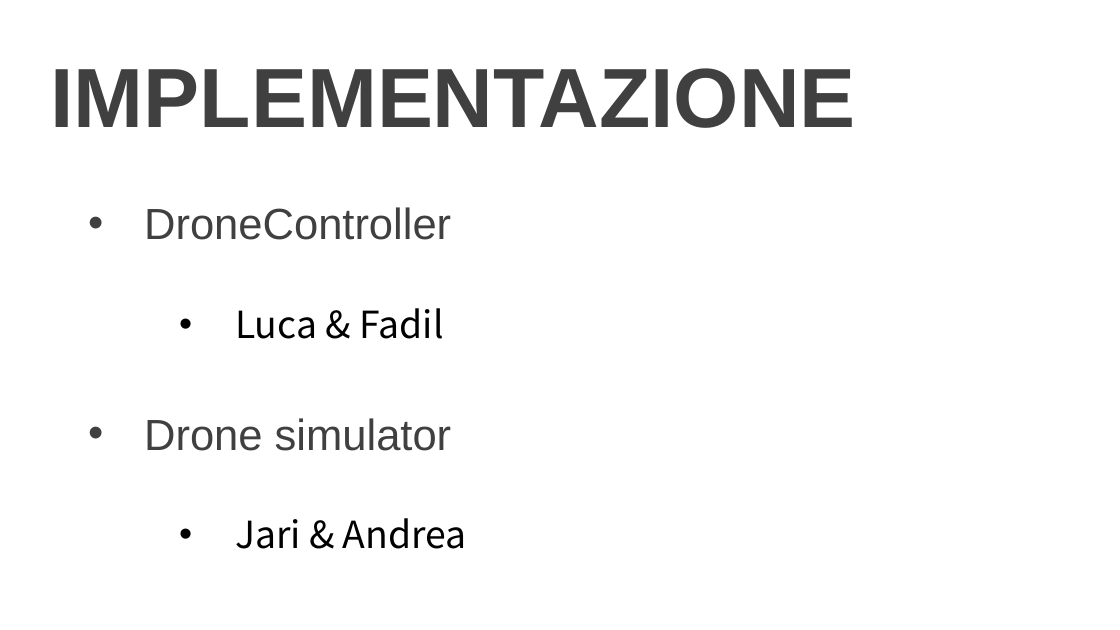
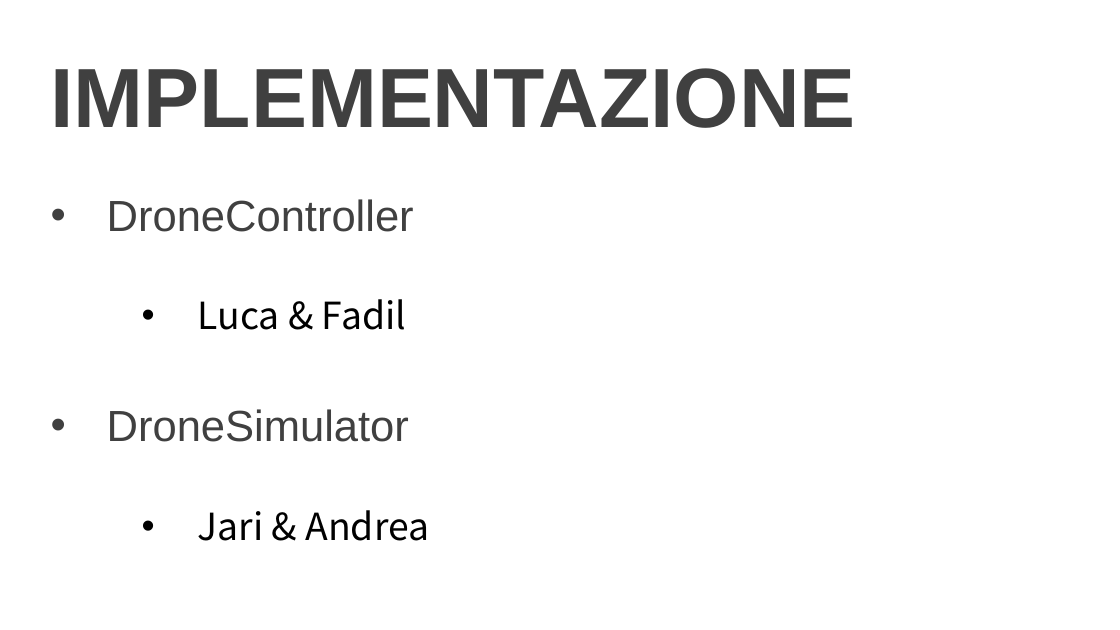
Before and after one commit to LuMug/DroneControlSystem, a slide deck: slide 19 of docs/Presentazione.pptx. Drawn at 1120x630 pixels with LibreOffice and Linux fonts; fonts in the diff are those of the drawing; background and template pictures are left out. Boxes give left, top, right and bottom in pixels: in the first picture for what was removed or moved away, otherwise in the second. Text is boxed around its words. In the diff, an @@ line names an element or a change of style, - is before the commit and + after.

```diff
--- a/docs/Presentazione.pptx
+++ b/docs/Presentazione.pptx
@@ text "DroneController" at (x1=107, y1=199, x2=429, y2=541): vertical alignment top to middle @@
@@ text at (x1=107, y1=409, x2=409, y2=442): text changed @@
-• Drone simulator
+• DroneSimulator
```
Also in this commit, not shown: 10 other slides changed, 3 slides added.
